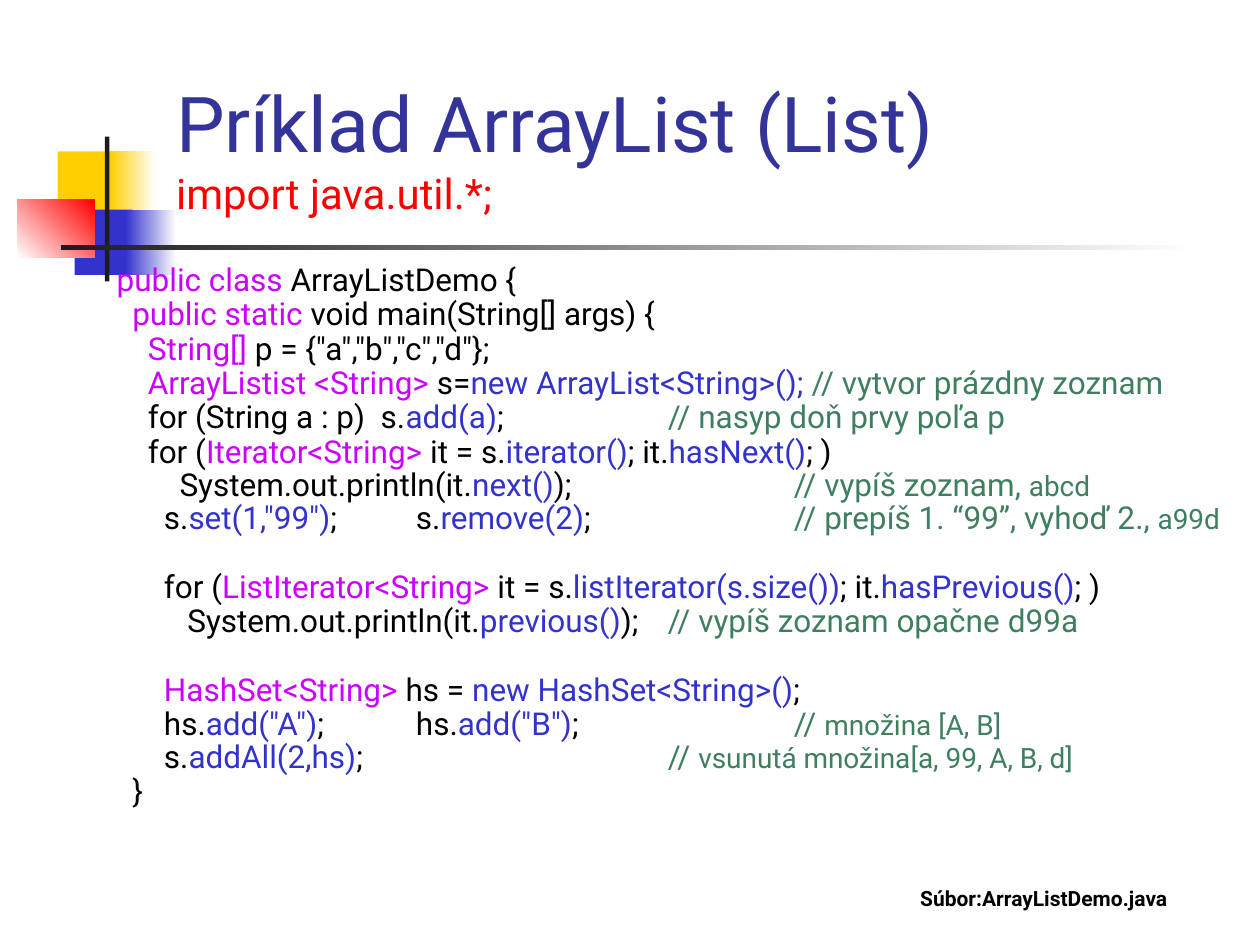
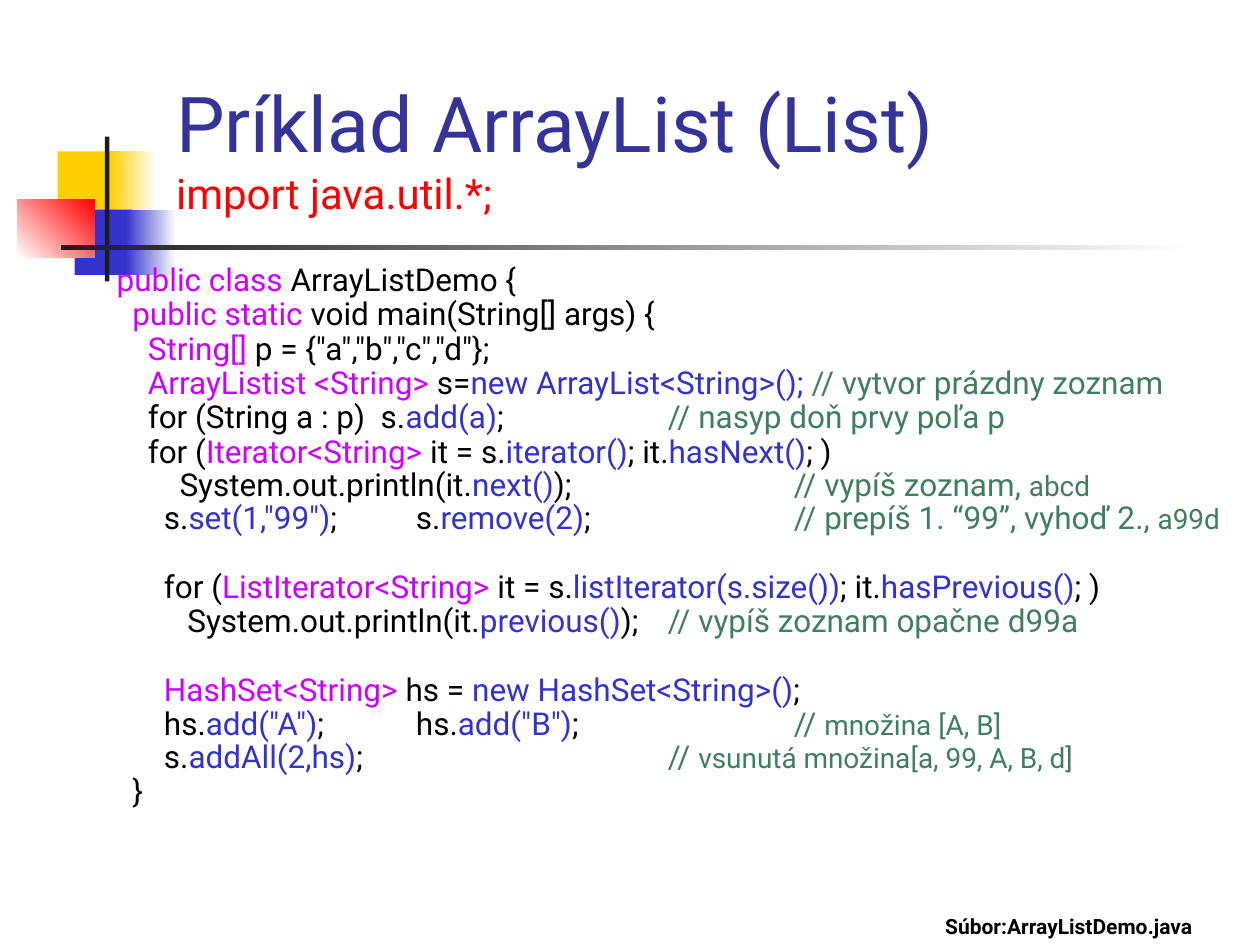
Before and after one commit to Programovanie4/Prednasky, a slide deck: slide 16 of 06/06_java.ppt. Drawn at 1260x945 pixels with LibreOffice and Linux fonts; fonts in the diff are those of the drawing. Boxes give left, top, right and bottom in pixels: in the first picture for what was removed or moved away, otherwise in the second. Text is boxed around its words. In the diff, an @@ line names an element or a change of style, - is before the commit and + after.

```diff
--- a/06/06_java.ppt
+++ b/06/06_java.ppt
@@ text "Súbor:ArrayListDemo.java": place and size @@
-text "Súbor:ArrayListDemo.java" at <box>920,890,1167,911</box>
+text "Súbor:ArrayListDemo.java" at <box>945,918,1192,939</box>
```
Also in this commit, not shown: 10 other slides changed, 3 other files.
